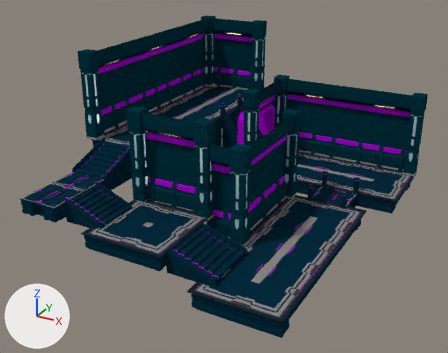
What one commit did to the Blender file cyberpunk/stanze-v1-alternative - Copia.blend.
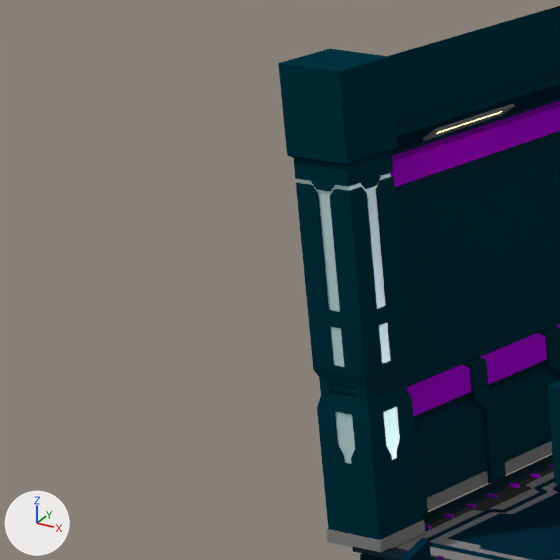
The first picture shows the older version from a camera (50 mm lens) standing at (8.44, -11.82, 8.96) and looking at (-1.12, 5.56, 0.28). The close-ups show both versions on the part from 6% to 29% of the width and 11% to 40% of the height of that picture. The lights are fixed; the arrows at lower left show +X, +Y and +Z.

Before the edit, the objects in view are built like this:
```python
ob_plane_004 = bpy.data.objects.new('Plane.004', me_plane_004)
ob_plane_004.location = (-5.83, 5.73, 1.25)
ob_plane_004.rotation_euler = (0.0, 0.0, -4.712)  # degrees (0, 0, -270)
ob_plane_004.scale = (0.7, 0.7, 0.7)
ob_plane_016 = bpy.data.objects.new('Plane.016', me_plane_016)
ob_plane_016.location = (-2.76, 3.0, 0.05)
ob_plane_016.rotation_euler = (0.0, 0.0, -0.785)  # degrees (0, 0, -45)
ob_plane_016.scale = (0.7, 0.7, 0.7)
ob_plane_019 = bpy.data.objects.new('Plane.019', me_plane_051)
ob_plane_019.location = (-5.8, 4.44, 1.25)
ob_plane_019.rotation_euler = (0.0, 0.0, -0.785)  # degrees (0, 0, -45)
ob_plane_019.scale = (0.7, 0.7, 0.7)
# also in view: 'Plane.035' at (-4.4, 6.3, 1.24); 'Plane.036' at (-5.1, 4.9, 1.24)
```
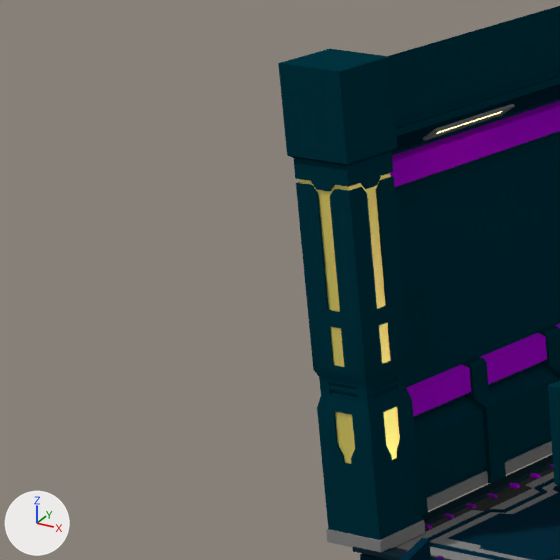
Diff of the bpy script that builds the scene:
```diff
--- a/cyberpunk/stanze-v1-alternative - Copia.blend.py
+++ b/cyberpunk/stanze-v1-alternative - Copia.blend.py
@@ mat_accent_003 @@
 mat_accent_003 = principled_material('Accent.003')
-mat_accent_003.base_color = (0.673, 0.982, 0.982)  # white #d6fdfd
+mat_accent_003.base_color = (0.98, 0.847, 0.186)  # yellow #fded77
 mat_accent_003.metallic = 0.5
```

Boxes [x1, y1, x2, y2] around the edits, measured in the close-ups (560 x 560 px):
'Plane.019', recoloured
    both: [296, 170, 403, 467]
